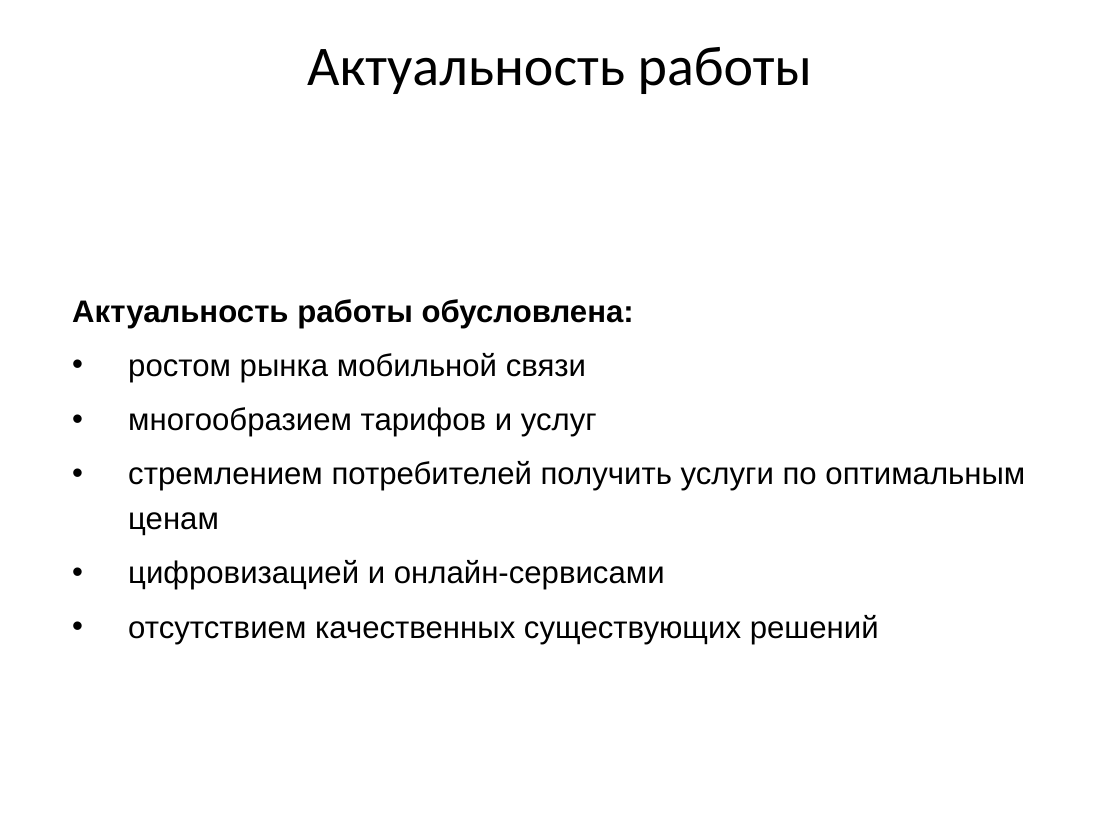
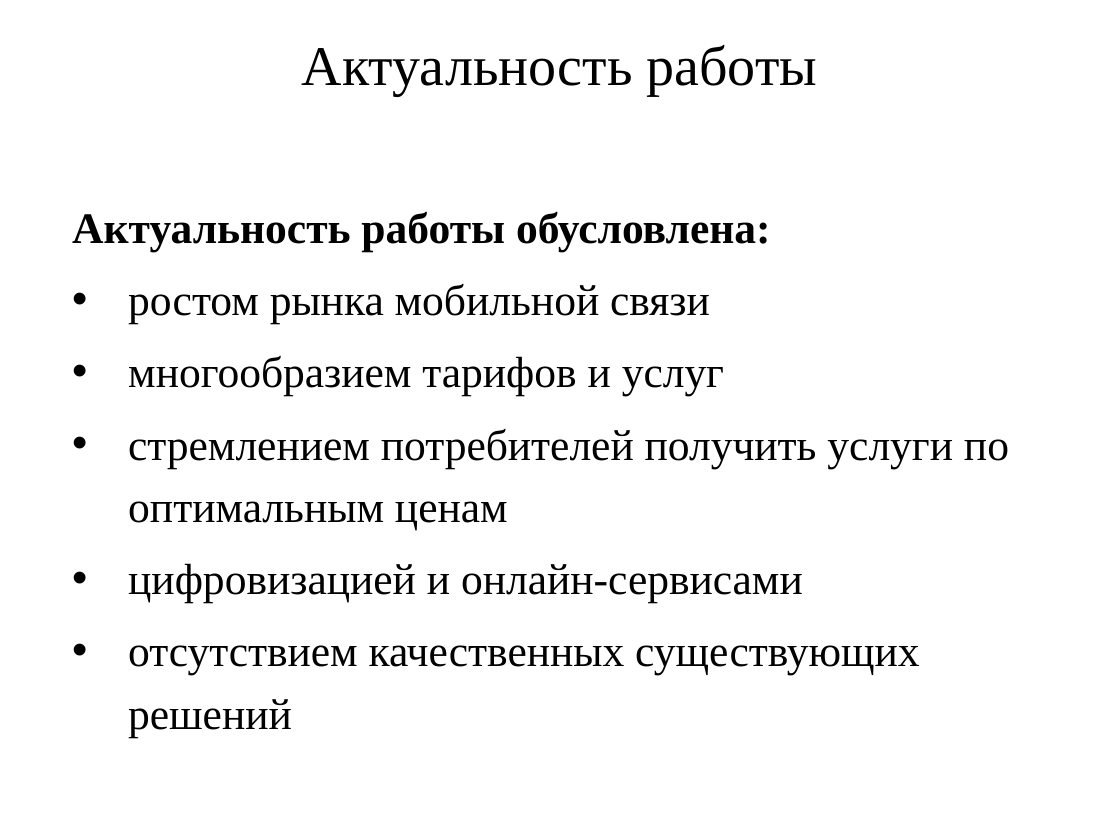
Before and after one commit to vadimgilka/WebsiteOperatorRates, a slide deck: slide 2 of Documentation/Pre-defense/First/Presentation.pptx. Drawn at 1120x840 pixels with LibreOffice and Linux fonts; fonts in the diff are those of the drawing. Boxes give left, top, right and bottom in pixels: in the first picture for what was removed or moved away, otherwise in the second. Text is boxed around its words. In the diff, an @@ line names an element or a change of style, - is before the commit and + after.

```diff
--- a/Documentation/Pre-defense/First/Presentation.pptx
+++ b/Documentation/Pre-defense/First/Presentation.pptx
@@ title "Актуальность работы" at (302,45,818,95): font Calibri to Times New Roman @@
@@ subtitle "Актуальность работы обусловлена:" at (72,211,1009,738): size 20 to 28 pt, font Arial to Times New Roman @@
```
Also in this commit, not shown: 12 other slides changed, 1 slide removed.
